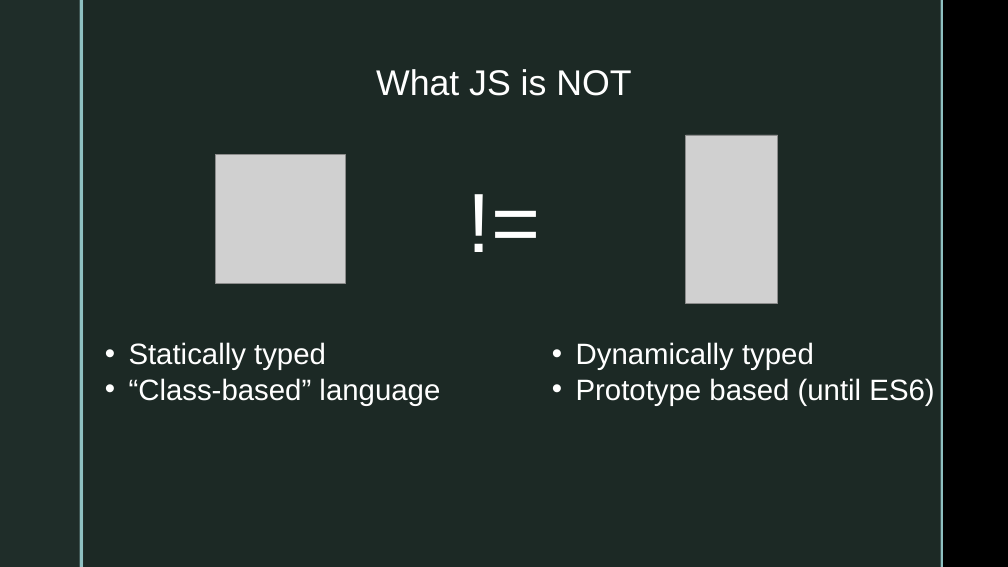
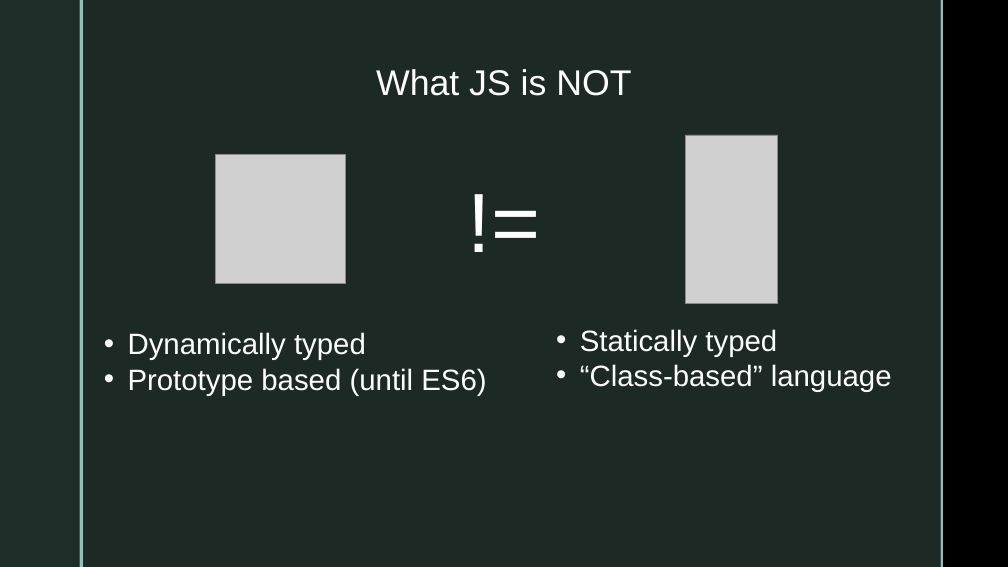
Before and after one commit to AndrewOt/js-examples, a slide deck: slide 5 of JavaScript.pptx. Drawn at 1008x567 pixels with LibreOffice and Linux fonts; fonts in the diff are those of the drawing; grey boxes stand for pictures; background and template pictures are left out. Boxes give left, top, right and bottom in pixels: in the first picture for what was removed or moved away, otherwise in the second. Text is boxed around its words. In the diff, an @@ line names an element or a change of style, - is before the commit and + after.

```diff
--- a/JavaScript.pptx
+++ b/JavaScript.pptx
@@ text "Dynamically typed": place and size @@
-text "Dynamically typed" at (576, 342, 934, 405)
+text "Dynamically typed" at (128, 332, 486, 396)
@@ text "Statically typed": place and size @@
-text "Statically typed" at (129, 342, 440, 405)
+text "Statically typed" at (580, 329, 892, 392)
```
Also in this commit, not shown: 3 other slides changed, 1 other file.
